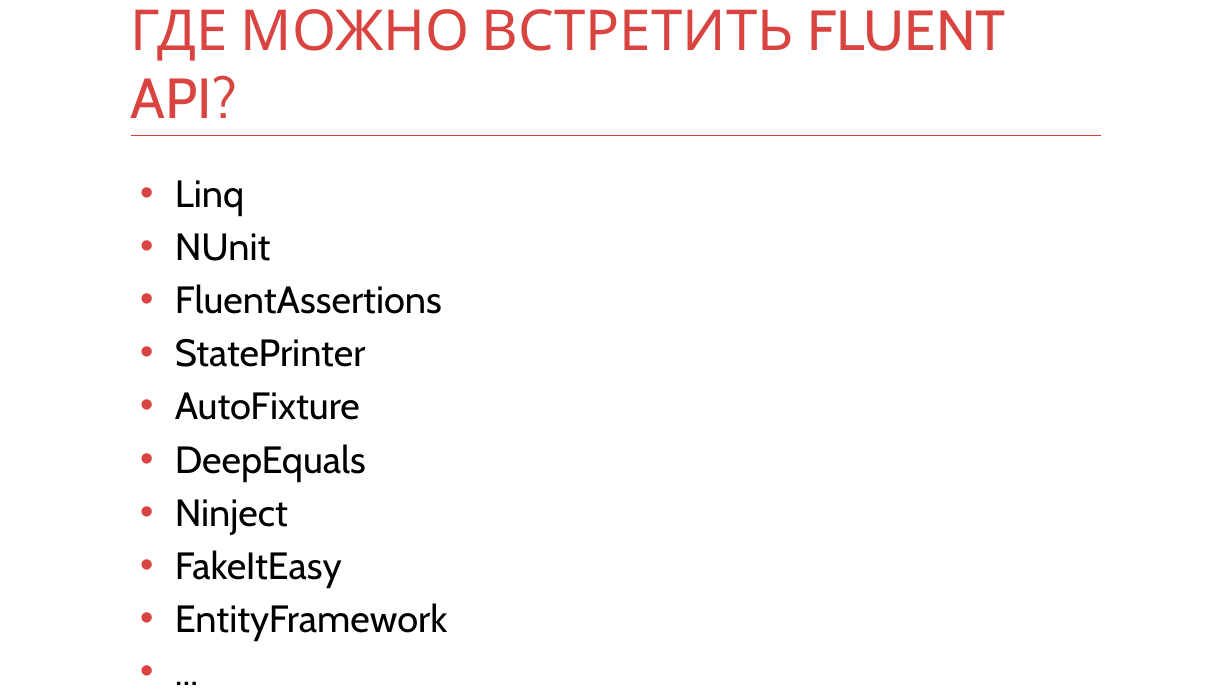
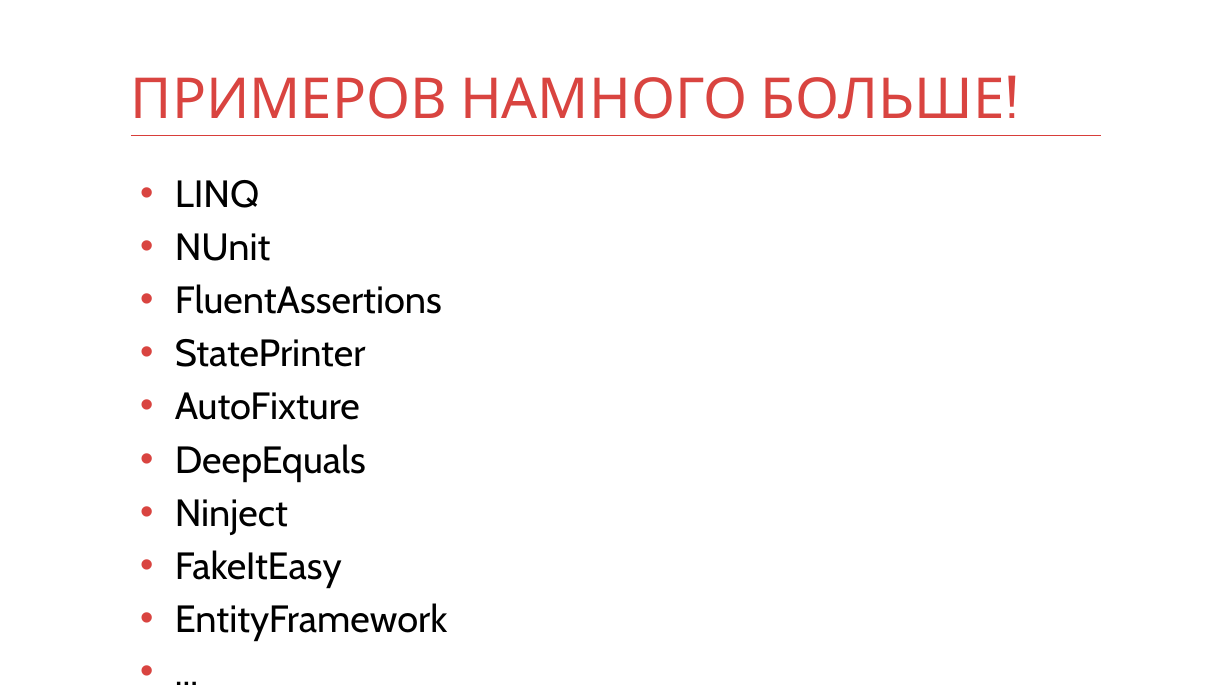
Before and after one commit to kontur-courses/fluent-api, a slide deck: slide 5 of fluent-api.pptx (slide 35 before the commit). Drawn at 1232x693 pixels with LibreOffice and Linux fonts; fonts in the diff are those of the drawing. Boxes give left, top, right and bottom in pixels: in the first picture for what was removed or moved away, otherwise in the second. Text is boxed around its words. In the diff, an @@ line names an element or a change of style, - is before the commit and + after.

```diff
--- a/fluent-api.pptx
+++ b/fluent-api.pptx
@@ title at (x1=131, y1=77, x2=1004, y2=119): text changed @@
-ГДЕ МОЖНО ВСТРЕТИТЬ FLUENT API?
+ПРИМЕРОВ НАМНОГО БОЛЬШЕ!
@@ text at (x1=175, y1=180, x2=260, y2=208): text changed @@
-• Linq
+• LINQ
```
Also in this commit, not shown: 8 other slides changed, 5 slides added, 18 slides removed, 1 other file.
